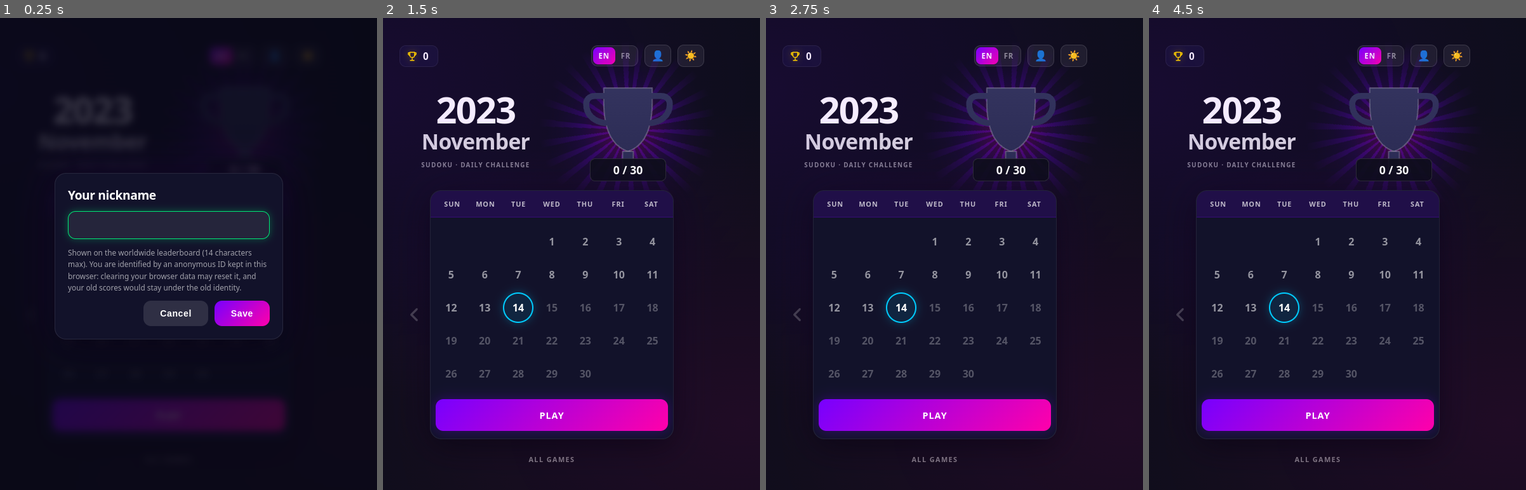
Above: before the commit, frames 1-4 (left to right).
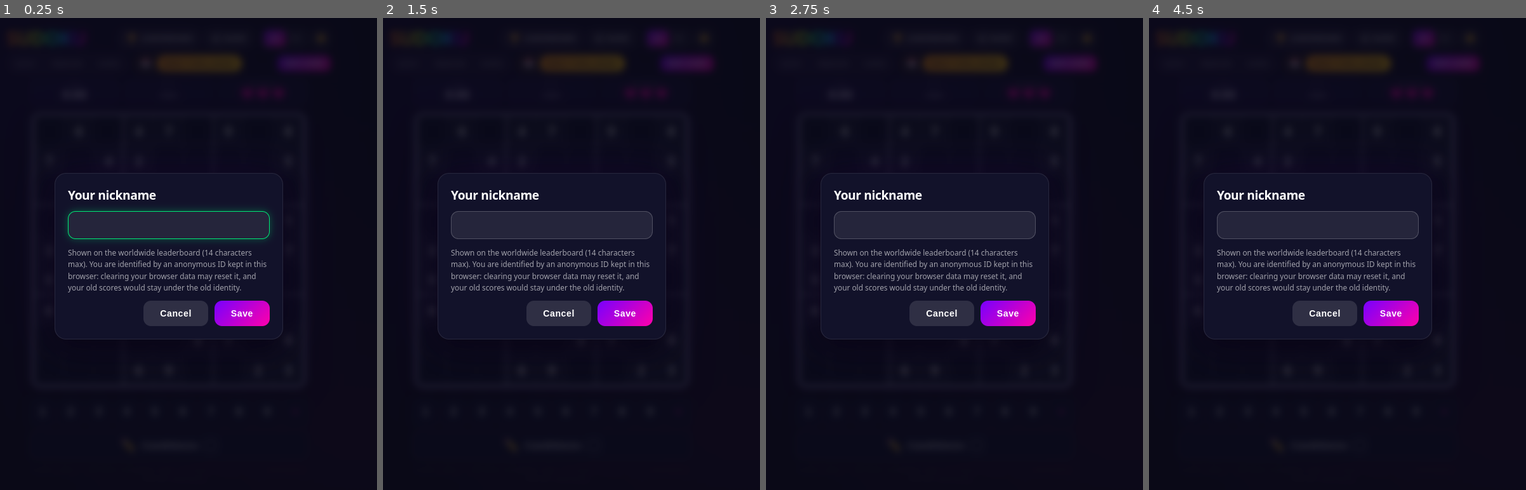
Above: after the commit, the same moments.

Repository: djbebs/sudoku-world
Game: browser game, page sudoku.html
Same seed, same stepped clock (60 frames per second), same inputs: the game is played once before the commit and once after it.
Inputs (mouse positions are in pixels of both pictures, inside the frame that each line leads up to; where the layout moved, square brackets give the same spot in the first picture):
- Up to frame 1 (0.25 s): no input
- Up to frame 2 (1.5 s): click (552, 249) [628, 131] at 0.27 s; hold Right from 1.03 s (still down); click (552, 277) [628, 140] at 1.07 s; tap Space at 1.1 s
- Up to frame 3 (2.75 s): release Right at 1.53 s; hold Down 1.58-1.85 s; tap Space at 1.6, 2.1, 2.6 s; click (879, 220) [988, 117] at 1.67 s; hold Left 1.9-2.47 s; click (988, 206) [1033, 112] at 2.27 s; hold Up from 2.52 s (still down)
- Up to frame 4 (4.5 s): release Up at 2.82 s; click (1360, 305) [1409, 150] at 2.87 s; hold Right 2.87-3.53 s; tap Space at 3.1, 3.6, 4.1 s; click (1247, 320) [1367, 154] at 3.47 s; hold Up 3.58-3.82 s; hold Left 3.87-4.3 s; click (1318, 192) [1394, 107] at 4.07 s; hold Down from 4.35 s (still down)

The runs differ from the first frame. In frame 1, 5.4% of the frame differs, in the area x 13-88%, y 2-88%; in frame 2, 21%, in the area x 4-88%, y 3-95%; in frame 3, 21%; in frame 4, 21%.

Commit message:
First page: the game itself (today's Daily Challenge), not the calendar
The page used to open on the calendar of daily challenges and needed a click on
Play. It now opens straight on the game: today's Daily Challenge, or a regular
Easy game once today's Daily is done. The calendar is one tap away behind the
calendar button next to Daily Challenge, and its Play button comes back to the
Daily, exactly as before.

- Start-up shows the game with no flash: the layout stays hidden until its first
  scaled frame is drawn, without the size animations that scaling would start.
- Tests: the first page (computer + phone, EN + FR, UTC Daily grid, calendar
  round trip, done-Daily reload); every test that clicked Play to enter now just
  waits for the game.

No change to scores, the Daily/UTC logic, Firebase or the share links.

Co-Authored-By: Claude Sonnet 5.5 <noreply@anthropic.com>

Diff:
--- a/sudoku.html
+++ b/sudoku.html
@@ -844,8 +844,10 @@
 body.stack .sval { font-size: max(1.25rem, calc(17 * var(--u))); }
 body.stack .heart { font-size: max(1.35rem, calc(17 * var(--u))); }
 
-/* ── HOME: daily-challenge calendar (first screen; scaled by fitScreen() like #layout) ── */
+/* ── HOME: daily-challenge calendar (opened by the 📅 button of the game header; scaled by fitScreen() like #layout) ── */
 body.home-open #layout { display: none; }
+body.booting #layout { visibility: hidden; }   /* the game is the first screen: hidden for the instant before the script has sized it… */
+body.booting * { transition: none !important; }   /* …and without the size animations the first scaling would otherwise start */
 body:not(.home-open) #home { display: none; }
 #home {
   width: 480px;
@@ -1266,9 +1268,9 @@
 @media (prefers-reduced-motion: reduce) { #lb-modal, #share-modal { animation: none; } }
 </style>
 </head>
-<body class="home-open">
-
-<!-- HOME: calendar of daily challenges, first screen (Play → today's Daily Challenge) -->
+<body class="booting">
+
+<!-- HOME: calendar of daily challenges, opened by 📅 in the game header (Play → today's Daily Challenge) -->
 <div id="home">
   <div id="home-top">
     <div class="home-chip" data-i18n-title="totalTip">
@@ -2837,7 +2839,7 @@
 }, 60000);
 
 // ══════════════════════════════════════════════════════════════
-// HOME  (first screen: calendar of Daily Challenges)
+// HOME  (calendar of Daily Challenges, opened by 📅; the game itself is the first screen)
 // A finished day is the 'sudoku-daily-YYYY-MM-DD-done' flag written by doWin().
 // "Play" (or today's cell) starts today's Daily Challenge; 📅 in the game header comes back here.
 // ══════════════════════════════════════════════════════════════
@@ -3364,9 +3366,14 @@
 // START
 // ══════════════════════════════════════════════════════════════
 updateBest();
-newGame();
+// The game is the first screen: today's Daily Challenge, or — once that one is done — a regular game (the calendar is behind 📅)
+if (isDailyDone()) newGame(); else startDailyChallenge();
 updateDailyBtn();
 applyLang();
+// show the game once its first scaled layout has been drawn (twice rAF = after that first frame; the timeout is only a safety net)
+const bootDone = () => document.body.classList.remove('booting');
+requestAnimationFrame(() => requestAnimationFrame(bootDone));
+setTimeout(bootDone, 300);
 </script>
 
 <!-- Worldwide leaderboard (optional: the game works without it) — see README.md -->
--- a/tests/e2e.mjs
+++ b/tests/e2e.mjs
@@ -70,6 +70,8 @@
 
 // ── game helpers (the game's top-level `let`s are reachable from page.evaluate) ──
 const inGame = page => page.$eval('body', b => !b.classList.contains('home-open'));
+// The game is the first screen (the calendar sits behind 📅): nothing to click, only wait for it
+const enterGame = page => page.waitForSelector('#board', { visible: true });
 async function startMode(page, mode) {
   if (!(await inGame(page))) await page.click('#home-play');          // from the calendar screen: starts today's Daily
   if (mode === 'daily') await page.click('#daily-btn');
@@ -175,7 +177,7 @@
 });
 
 await step('Daily Challenge: both players get the very same puzzle (UTC date)', async () => {
-  await A.click('#home-play'); await B.click('#home-play');
+  await enterGame(A); await enterGame(B);
   const [pa, pb] = await Promise.all([A, B].map(p => p.evaluate(() => JSON.stringify({ d: dailyDate, p: puzzle }))));
   assert.equal(pa, pb);
   assert.equal(JSON.parse(pa).d, utcToday);
@@ -227,7 +229,7 @@
   await A.waitForFunction(() => window.SudokuOnline && window.SudokuOnline.available);
   assert.equal(await A.evaluate(() => SudokuOnline.userId()), uidA);
   assert.equal(await A.evaluate(() => SudokuOnline.getNickname()), 'Alice');
-  await A.click('#home-play');
+  await enterGame(A);
   await A.click('#daily-btn');
   await openLb(A);
   const rows = await waitRows(A, r => r.length === 3, 'three daily rows after reload');
@@ -317,7 +319,7 @@
 
 await step('mobile layout (390×844, touch): the popup fits the screen, worldwide list inside', async () => {
   const M = await newPage(browserA, 'mobile', { width: 390, height: 844, isMobile: true, hasTouch: true, deviceScaleFactor: 2 });
-  await M.tap('#home-play');
+  await enterGame(M);
   await M.tap('#daily-btn');
   assert.equal(await lbIsOpen(M), false);
   const btn = await M.$eval('#lb-open', el => { const b = el.getBoundingClientRect(); return { l: b.left, r: b.right, t: b.top, w: b.width, vw: innerWidth }; });
@@ -354,7 +356,7 @@
   await P.waitForFunction(() => window.SudokuOnline && window.SudokuOnline.available);
   await P.waitForSelector('#nick-modal:not([hidden])');
   await P.click('#nick-cancel');
-  await P.click('#home-play');
+  await enterGame(P);
   await openLb(P);
   await P.waitForFunction(() => /unavailable/i.test(document.getElementById('ol-status').textContent), { timeout: 15000 });
   assert.equal(await P.$eval('#ol-status', el => el.classList.contains('warn')), true);
@@ -380,7 +382,7 @@
   assert.equal(await P.evaluate(() => SudokuOnline.available), false);
   assert.equal(await P.$eval('#sb-tabs', el => el.hidden), true);
   assert.equal(await P.$eval('#sb-list', el => el.hidden), false);                 // local scoreboard shown as before
-  await P.click('#home-play');
+  await enterGame(P);
   await P.evaluate(() => { for (let r = 0; r < 9; r++) for (let c = 0; c < 9; c++) board[r][c] = solution[r][c]; timerSecs = 100; doWin(); });
   await P.waitForSelector('#ov-form.on', { visible: true });
   await P.$eval('#ov-name', el => { el.value = 'Solo'; });
@@ -421,7 +423,7 @@
   await D.waitForFunction(() => window.SudokuOnline && window.SudokuOnline.available);
   await D.waitForSelector('#nick-modal:not([hidden])');
   await D.click('#nick-cancel');
-  await D.click('#home-play');
+  await enterGame(D);
   const g = await D.evaluate(() => {
     const r = s => document.querySelector(s).getBoundingClientRect();
     const btn = r('#lb-open'), head = r('#header'), logo = r('#header h1'), theme = r('#header .theme-toggle');
@@ -572,7 +574,7 @@
   await closeLb(D);
   await D.reload({ waitUntil: 'load' });                              // same browser tab = same session
   await D.waitForFunction(() => window.SudokuOnline && window.SudokuOnline.available);
-  await D.click('#home-play');
+  await enterGame(D);
   await openLb(D);
   assert.deepEqual(await D.evaluate(() => [document.querySelector('.lb-lvl.active').dataset.level, document.getElementById('ol').hidden]), ['hard', true]);
   await D.click('#sb-tab-world');
@@ -663,7 +665,7 @@
   await M.waitForFunction(() => window.SudokuOnline && window.SudokuOnline.available);
   await M.waitForSelector('#nick-modal:not([hidden])');
   await M.tap('#nick-cancel');
-  await M.tap('#home-play');
+  await enterGame(M);
   await openLb(M, 'hard', true);
   await M.tap('#sb-tab-world');
   await waitRows(M, r => r.length === 20, 'Hard top 20 on the phone');
@@ -799,7 +801,7 @@
   await M.waitForFunction(() => window.SudokuOnline && window.SudokuOnline.available);
   await M.waitForSelector('#nick-modal:not([hidden])');
   await M.tap('#nick-cancel');
-  await M.tap('#home-play');
+  await enterGame(M);
   await openLb(M, 'daily', true);
   const heights = {};
   for (const [w, h] of [[320, 568], [375, 812], [390, 844], [430, 932], [768, 1024]]) {
@@ -1076,7 +1078,7 @@
   await M.waitForFunction(() => window.SudokuOnline && window.SudokuOnline.available);
   await M.waitForSelector('#nick-modal:not([hidden])');
   await M.tap('#nick-cancel');
-  await M.tap('#home-play');
+  await enterGame(M);
   for (const lang of ['en', 'fr']) {
     await setLang(M, lang, true);
     await openShare(M, true);
@@ -1137,7 +1139,7 @@
   await P.evaluate(() => localStorage.setItem('sudoku-lang', 'en'));   // a saved choice exists…
   await P.reload({ waitUntil: 'load' });
   assert.equal((await info(P)).lang, 'fr', '…but the link says French, for this visit');
-  await P.click('#home .lang-toggle button[data-lang="en"]');
+  await P.click('#header .lang-toggle button[data-lang="en"]');
   const after = await info(P);
   assert.equal(after.lang, 'en'); assert.equal(after.saved, 'en');
   assert.ok(!/lang=/.test(after.search) && /x=1/.test(after.search), `the link's language is dropped once the player chooses (${after.search})`);
@@ -1196,7 +1198,7 @@
   await M.waitForFunction(() => window.SudokuOnline && window.SudokuOnline.available);
   await M.waitForSelector('#nick-modal:not([hidden])');
   await M.tap('#nick-cancel');
-  await M.tap('#home-play');
+  await enterGame(M);
   const fits = () => M.evaluate(() => {
     const r = id => document.getElementById(id).getBoundingClientRect(), s = r('share-open'), l = r('lb-open');
     const card = r('share-card');
@@ -1261,7 +1263,7 @@
   P.on('request', r => (/\/firebase-config\.js$/.test(r.url()) ? r.respond({ status: 200, contentType: 'text/javascript', body: NO_FIREBASE }) : r.continue()));
   await P.evaluateOnNewDocument(l => { if (!localStorage.getItem('sudoku-lang')) localStorage.setItem('sudoku-lang', l); }, lang);
   await P.goto(`http://localhost:${PORT}${SUB}sudoku.html`, { waitUntil: 'load' });
-  await (tap ? P.tap('#home-play') : P.click('#home-play'));
+  await enterGame(P);
   await P.waitForSelector('#notes-toggle', { visible: true });
   return { ctx, P };
 }
@@ -1459,7 +1461,7 @@
   await P.click('#notes-toggle'); await P.click('#notes-toggle');
   assert.equal(await pressed(P), 'true'); assert.equal(await tipShown(P), false);
   await P.reload({ waitUntil: 'load' });
-  await P.click('#home-play');
+  await enterGame(P);
   await P.click('#notes-toggle');
   assert.equal(await pressed(P), 'true'); assert.equal(await tipShown(P), false, 'not shown again after a reload');
   assert.equal(await tipFlag(P), '1');
@@ -1572,6 +1574,31 @@
   }
   return bad;
 };
+
+await step('the FIRST page is the game with the Daily Challenge of the day, not the calendar (computer + phone, EN + FR); 📅 opens the calendar, Play comes back; once the Daily is done a reload opens a regular game', async () => {
+  for (const [vp, tap] of [[{ width: 1280, height: 800 }, false], [{ width: 390, height: 844, isMobile: true, hasTouch: true, deviceScaleFactor: 2 }, true]]) for (const lang of ['en', 'fr']) {
+    const { ctx, P } = await candPage(vp, { lang, tap });
+    const s = await P.evaluate(() => ({ home: document.body.classList.contains('home-open'), booting: document.body.classList.contains('booting'), daily: dailyMode, active: document.getElementById('daily-btn').classList.contains('active'),
+      boardW: document.getElementById('board').getBoundingClientRect().width, calendarShown: getComputedStyle(document.getElementById('home')).display !== 'none', puzzle: JSON.stringify(puzzle),
+      expect: JSON.stringify(generatePuzzleSeeded('medium', mulberry32(strToSeed('sudoku-daily-' + getDailyDateStr()))).puzzle), date: getDailyDateStr() }));
+    assert.deepEqual([s.home, s.booting, s.calendarShown], [false, false, false], `${lang}: the calendar must not be the first page`);
+    assert.ok(s.boardW > 200, 'the grid is on screen');
+    assert.deepEqual([s.daily, s.active, s.puzzle === s.expect, s.date], [true, true, true, utcToday], `${lang}: today's Daily Challenge (UTC) is loaded`);
+    await P.click('#home-btn');                                         // 📅 → calendar
+    assert.equal(await P.evaluate(() => document.body.classList.contains('home-open')), true);
+    await P.click('#home-play');                                        // Play → back to the Daily
+    assert.equal(await P.evaluate(() => [document.body.classList.contains('home-open'), dailyMode]).then(x => x.join()), 'false,true');
+    await ctx.close();
+  }
+  // Daily already done today: a reload opens a regular game (last difficulty: Easy), the Daily button shows its ✓
+  const { ctx, P } = await candPage({ width: 1280, height: 800 }, { lang: 'en' });
+  await P.evaluate(d => localStorage.setItem('sudoku-daily-' + d + '-done', '1'), utcToday);
+  await P.reload({ waitUntil: 'load' });
+  await enterGame(P);
+  const r = await P.evaluate(() => ({ home: document.body.classList.contains('home-open'), daily: dailyMode, diff: difficulty, done: document.getElementById('daily-btn').classList.contains('done'), active: document.querySelector('#diff-btns .diff-btn.active')?.dataset.diff }));
+  assert.deepEqual(r, { home: false, daily: false, diff: 'easy', done: true, active: 'easy' });
+  await ctx.close();
+});
 
 await step('computer 1280×800 (EN + FR): row 1 = logo · 🏆 Share || EN/FR theme, row 2 = difficulty · calendar + daily · New Game, row 3 = Time · Best · Mistakes; exact labels', async () => {
   for (const lang of ['en', 'fr']) {
